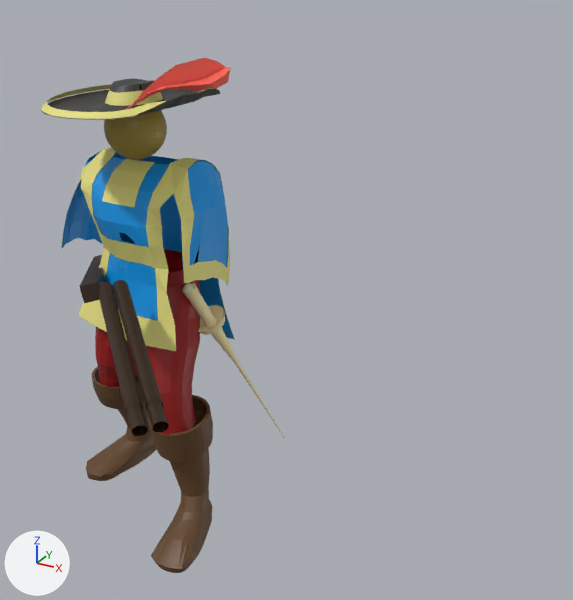
A saved change to the glTF model freeciv-web/src/main/webapp/gltf/Musketeers.glb.
Before and after are seen from a 50 mm lens placed at (2.03, -2.36, 2.19), pointed at (0.46, 0.5, 0.76). Arrows for +X, +Y and +Z are at lower left; the lights stay in place. Where no turn or scale is listed for an object, it has been applied to the vertices.

The first picture shows 'Musketeers'.
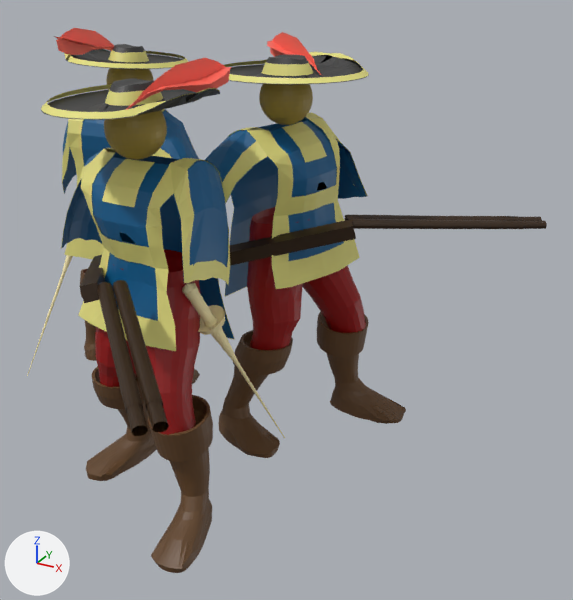
The newer file is also rescaled (x0.725), turned or shifted as a whole; pictures and numbers use the older file's frame.

What differs and where, as boxes [x1, y1, x2, y2] in the pictures (573 x 600 px):
'Musketeers', recoloured: [61, 61, 258, 397] in both
'Musketeers.001', added: after [205, 32, 547, 458]
    faces in mat_hat_rims (yellow #e7e082): [222, 52, 369, 297]
    faces in mat_coat (blue #005c8d): [205, 117, 367, 296]
    faces in mat_boot (brown #634526): [218, 311, 406, 458]
    faces in mat_pants (red #950000): [247, 207, 366, 350]
    faces in mat_musket_wood (brown #321c00): [229, 215, 547, 266]
'Musketeers.002', added: after [27, 28, 200, 384]
    faces in mat_hat_rims (yellow #e7e082): [62, 50, 193, 259]
    faces in mat_coat (blue #005c8d): [63, 110, 199, 240]
    faces in mat_feather (red #ff695a): [54, 28, 114, 55]
    faces in mat_hat (black #383838): [64, 44, 184, 69]
    faces in mat_material (yellow #a18a38): [106, 68, 154, 90]

The change in detail:
Material 'coat' (mat_coat) changes colour from blue #0097e7 to blue #005c8d; in linear values from (0.0, 0.31, 0.8) to (0.0, 0.108, 0.267).
Mesh me_coat_color_002 is new.
It has 3167 vertices, 5568 faces and spans x -0.94..0.5, y -0.45..0.85, z 0.03..1.94.
It uses material mat_hat_rims (yellow #e7e082).
It uses material mat_pants (red #950000).
It uses material mat_boot (brown #634526).
It uses material mat_musket_wood (brown #321c00).
It uses material mat_hat (black #383838).
It uses material mat_feather (red #ff695a).
It uses material mat_coat (blue #005c8d).
It uses material mat_barrel_metal (beige #fff1b8).
It uses material mat_material (yellow #a18a38).
Mesh me_coat_color_001 is new.
It has 3167 vertices, 5568 faces and spans x -0.33..1.1, y -0.45..0.56, z 0.05..1.93.
It uses material mat_hat_rims (yellow #e7e082).
It uses material mat_pants (red #950000).
It uses material mat_boot (brown #634526).
It uses material mat_musket_wood (brown #321c00).
It uses material mat_hat (black #383838).
It uses material mat_feather (red #ff695a).
It uses material mat_coat (blue #005c8d).
It uses material mat_barrel_metal (beige #fff1b8).
It uses material mat_material (yellow #a18a38).
Object 'Musketeers.002' (ob_musketeers_002) is new; it shows me_coat_color_002.
Its location is (-0.644, 0.658, -0.074).
Object 'Musketeers.001' (ob_musketeers_001) is new; it shows me_coat_color_001.
Its location is (0.312, 0.713, -0.067).
